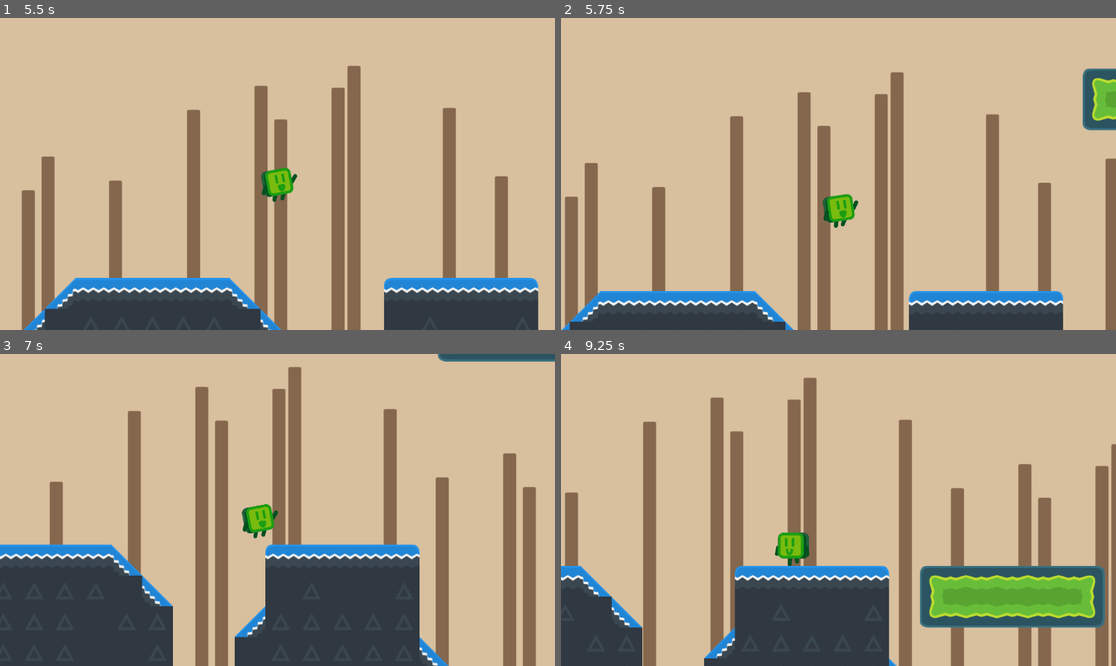
Above: before the commit, frames 1-4 (two rows, left to right).
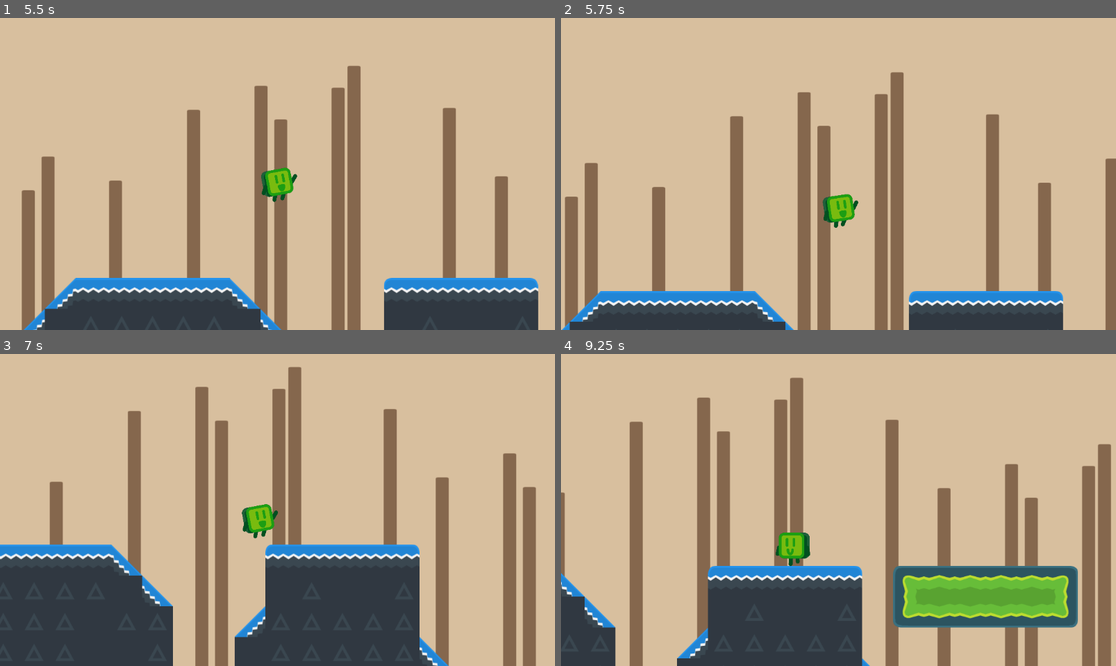
Above: after the commit, the same moments.

Repository: billystein25/ACM-Godot-SIG
Game: Godot game, scene res://scenes/levels/level_3/level_3.tscn
The game is run twice, just before and just after one commit, with the same random seed, the same clock (stepped at 60 frames per second) and the same inputs. This scene is started directly instead of the project's main scene.
Inputs (mouse positions are in pixels of both pictures, inside the frame that each line leads up to):
- Up to frame 1 (5.5 s): move the mouse to (249, 236) at 0.52 s; hold W (EnterDoor) 0.53-1.28 s; hold D (PlayerMoveRight) 0.53-2.03 s; move the mouse to (444, 220) at 1.27 s; tap W (EnterDoor) at 1.35, 2.85, 4.35 s; move the mouse to (111, 127) at 2.02 s; hold W (EnterDoor) 2.03-2.78 s; hold A (PlayerMoveLeft) 2.03-4.28 s; move the mouse to (305, 174) at 2.77 s; move the mouse to (194, 96) at 3.52 s; hold W (EnterDoor) 3.53-4.28 s; move the mouse to (399, 158) at 4.27 s; hold D (PlayerMoveRight) from 4.28 s (still down); move the mouse to (166, 189) at 5.02 s; hold W (EnterDoor) from 5.03 s (still down)
- Up to frame 2 (5.75 s): keep holding D (PlayerMoveRight); keep holding W (EnterDoor)
- Up to frame 3 (7 s): keep holding D (PlayerMoveRight); move the mouse to (333, 441) at 5.77 s; release W (EnterDoor) at 5.78 s; tap W (EnterDoor) at 5.85 s; move the mouse to (249, 572) at 6.52 s; hold W (EnterDoor) from 6.53 s (still down)
- Up to frame 4 (9.25 s): move the mouse to (1005, 556) at 7.27 s; release W (EnterDoor) at 7.28 s; tap W (EnterDoor) at 7.35, 8.85 s; move the mouse to (672, 463) at 8.02 s; release D (PlayerMoveRight) at 8.03 s; hold W (EnterDoor) 8.03-8.78 s; hold A (PlayerMoveLeft) from 8.03 s (still down); move the mouse to (866, 510) at 8.77 s

Frame 1 is identical in both runs. In frame 2, 1.2% of the frame differs, in the area x 93-100%, y 16-37%; in frame 3, 0.5%; in frame 4, 30%, in the area x 0-100%, y 7-100%.

Commit message:
Update and Merge with new SceneTransitioner

Diff:
--- a/scenes/levels/level_3/level_3.tscn
+++ b/scenes/levels/level_3/level_3.tscn
@@ -71,5 +71,5 @@
 gizmo_extents = 20.0
 
 [node name="Marker2D2" type="Marker2D" parent="SimpleGreenPlatform/MovingBodyComponent" index="1"]
-position = Vector2(998, -508)
+position = Vector2(2046, 0)
 gizmo_extents = 20.0
--- a/scenes/levels/root_level.gd
+++ b/scenes/levels/root_level.gd
@@ -8,6 +8,7 @@
 # reference breaks. Additionally we use the @onready keyword to only set this variable
 # after the tree is loaded and is ready (so all of its children are also loaded and ready)
 @onready var death_plane: Area2D = $DeathPlane
+@onready var scene_transitioner: SceneTransitioner = $SceneTransitioner
 
 func _ready() -> void:
 	# The death_plane is of type Area2D and thus has access to a signal called
@@ -16,9 +17,23 @@
 	# navigating to the Node tab at the left, next to Inspector.
 	death_plane.body_entered.connect(_on_player_entered_death_plane)
 
+	# We can connect our custom signals the same way as the built in ones.
+	# First we access the node that holds the signal, in our case the scene_transitioner.
+	# Then we access the signal of that node that we want, in our case the
+	# transition_to_scene signal. Finally we connect that signal to our function.
+	# here we connect the signal to _on_transition_to_scene.
+	scene_transitioner.transition_to_scene.connect(_on_transition_to_scene)
+
 	# As soon as the scene loads we get every enemy via their group and connect their
 	# signal. There's nothing stopping us from connecting multiple signals to the
 	# same function.
+	# The syntax to make a for loop in godot is as follows.
+	# for <variable1> in <variable2>
+	# <variable1> is a local variable that's defined within the for loop itself.
+	# it will iterate through all the components of <variable2> (depending on its type)
+	# in our case `get_tree().get_nodes_in_group("EnemyFloatingSpike")` returns an
+	# Array of nodes that are in the group that we defined as EnemyFloatingSpike from
+	# the inspector. Then the enemy variable iterates through all the values of that Array.
 	# To connect all the signals we will iterate through all the enemies that are in the
 	# EnemyFloatingSpike group. Godot does some magic with hashing so using groups is
 	# much faster than checking through every child node in the scene tree and checking
@@ -35,5 +50,8 @@
 	# frame is processed, to ensure no weird physics calls happen.
 	get_tree().reload_current_scene.call_deferred()
 
+func _on_transition_to_scene(scene: String) -> void:
+	get_tree().change_scene_to_file(scene)
+
 func _on_spike_hit_player(_spike: Node2D) -> void:
 	get_tree().reload_current_scene.call_deferred()
--- a/scenes/scene_transitioner/scene_transitioner.gd
+++ b/scenes/scene_transitioner/scene_transitioner.gd
@@ -1,13 +1,29 @@
+class_name SceneTransitioner
 extends Area2D
 
+# Using the @export_file annotation we export a path to a file. We also specify
+# with `*.tscn` that the file should end with `.tscn`. So it must be a scene file.
+# We store that path to a string that we will then use to transition to another level.
 @export_file("*.tscn") var scene_to_transition : String
+
+# We define our own signal like this. Use the `signal` keyword followed by the name
+# of our custom signal. Then (if we need to) we set custom arguments for that signal
+# to send. Just like how Area2D has the body_entered signal with a parameter of `body`
+# we can define the parameter filepath of type String.
+signal transition_to_scene(filepath: String)
 
 var is_player_in_range := false
 
 func _input(event: InputEvent) -> void:
-	if event.is_action_pressed("EnterDoor") and is_player_in_range and scene_to_transition:
+	if event.is_action_pressed("PlayerJump") and is_player_in_range and scene_to_transition:
+		# We check if the file that we set from the inspector exists.
 		if FileAccess.file_exists(scene_to_transition):
-			get_tree().change_scene_to_file(scene_to_transition)
+			# We emit our custom signal like this. First access the signal and call on
+			# it the `emit` function. This function takes as arguments how many
+			# parameters we would like to pass with our signal. In our case the
+			# transition_to_scene signal needs an argument `filepath`, so we pass the
+			# variable that stores our filepath which is scene_to_transition.
+			transition_to_scene.emit(scene_to_transition)
 
 # Called when the node enters the scene tree for the first time.
 func _ready() -> void:
